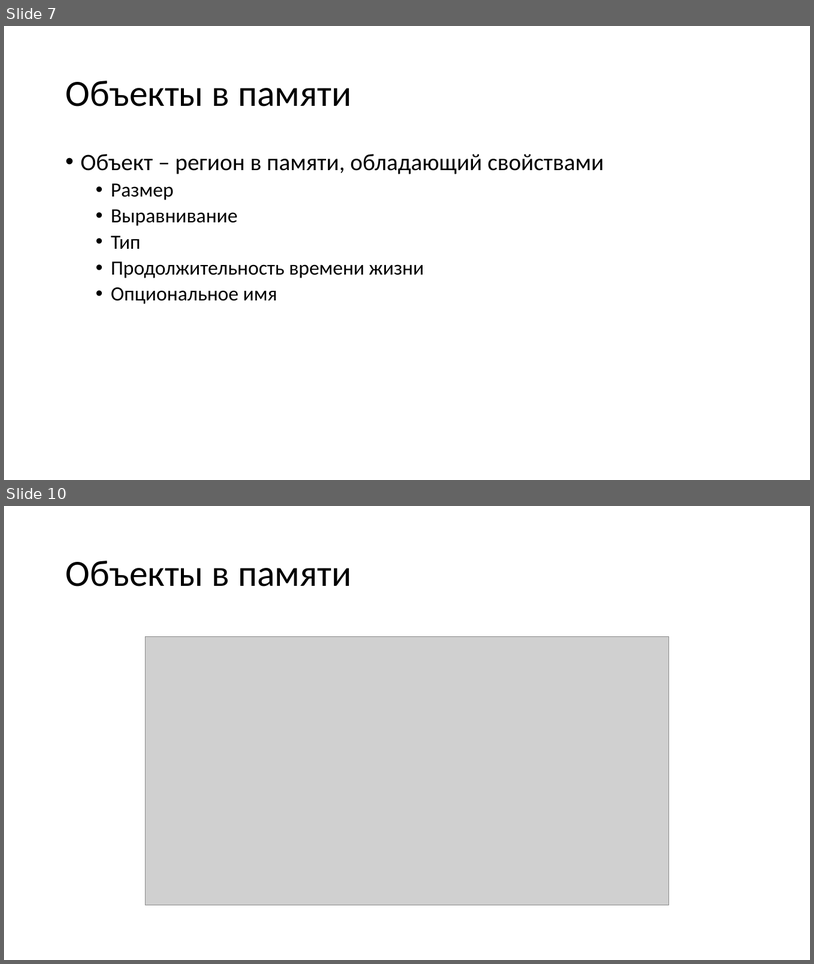
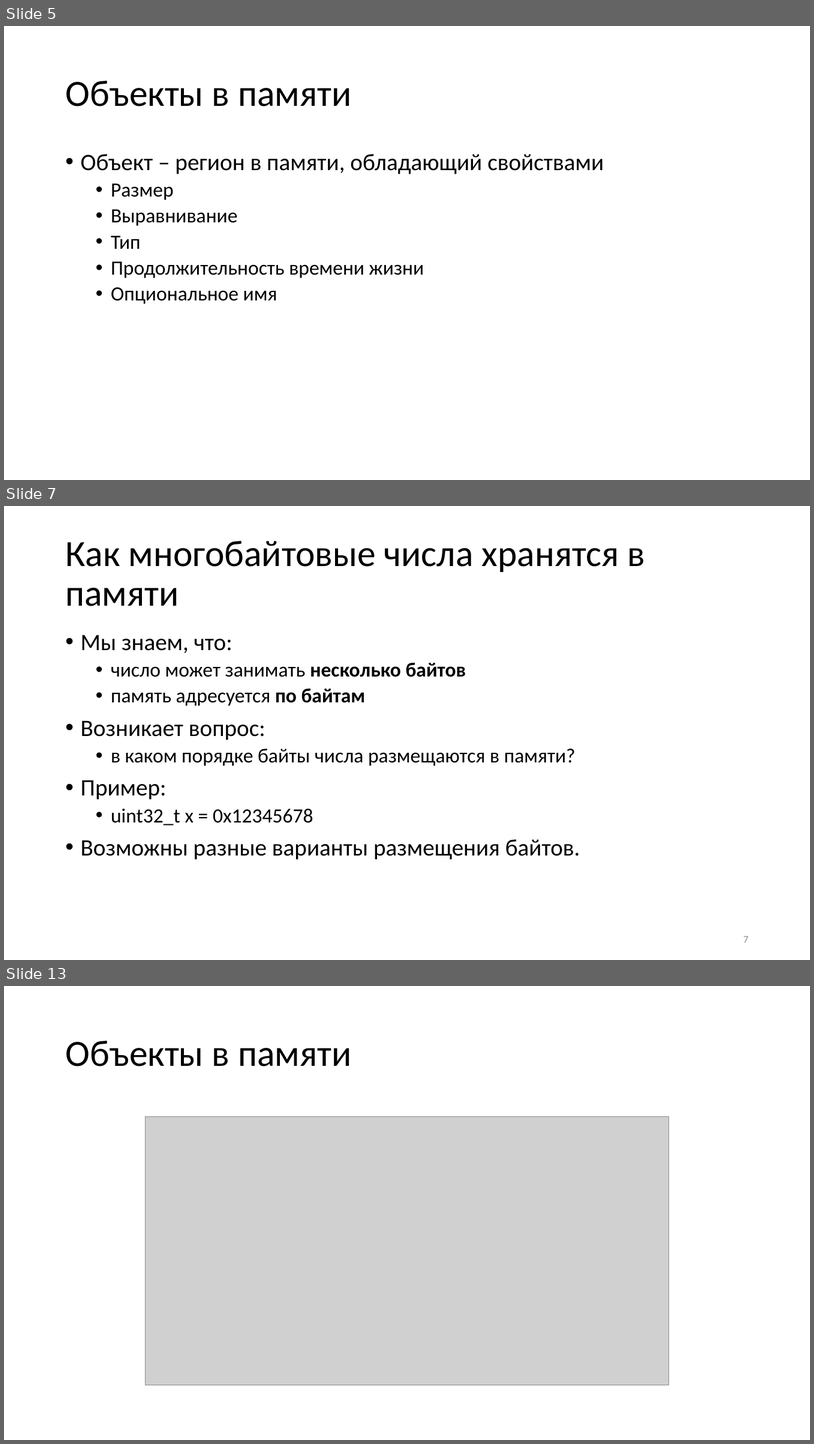
Before and after one commit to alexey-malov/oop, a slide deck: lectures/05/Указатели и динамическая память.pptx. Shown one above the other, each under a label of ours: slides 7 and 10 before the commit, slides 5, 7 and 13 after it; the slides between them are not shown. The pictures are 814x964 and 814x1444 pixels, drawn with LibreOffice and Linux fonts; fonts in the diff are those of the drawing; grey boxes stand for pictures. Boxes give left, top, right and bottom in pixels: in the first picture for what was removed or moved away, otherwise in the second. Text is boxed around its words. In the diff, an @@ line names an element or a change of style, - is before the commit and + after.

Commit message:
Обновил вопросы к экзамену

```diff
--- a/lectures/05/Указатели и динамическая память.pptx
+++ b/lectures/05/Указатели и динамическая память.pptx
@@ slide 7 added at (4, 506, 810, 960), background #FFFFFF @@
@@ title added at (65, 541, 646, 606), 44 pt, text #000000 @@
+Как многобайтовые числа хранятся в памяти
@@ text added at (81, 635, 581, 859), 24 pt, text #000000 @@
+• Мы знаем, что:
+  • число может занимать несколько байтов
+  • память адресуется по байтам
+• Возникает вопрос:
+  • в каком порядке байты числа размещаются в памяти?
+• Пример:
+  • uint32_t x = 0x12345678
+• Возможны разные варианты размещения байтов.
@@ page number added at (744, 936, 749, 942), 12 pt, text #8C8C8C @@
+7
@@ what was slide 7 is now slide 5 @@
@@ what was slide 10 is now slide 13 @@
```
Also in this commit, not shown: 3 slides changed, 4 other slides added, 14 slides removed, 3 other files.
